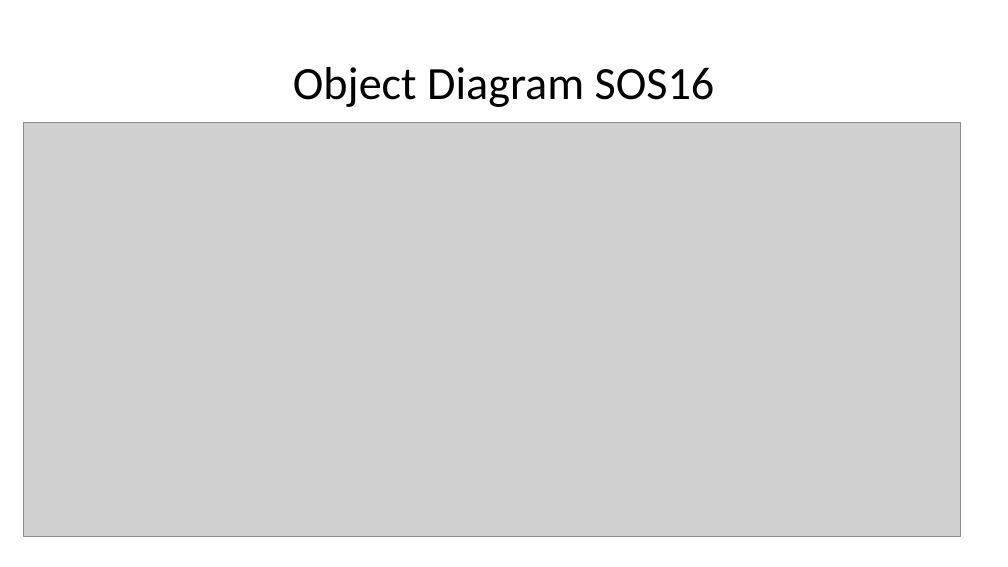
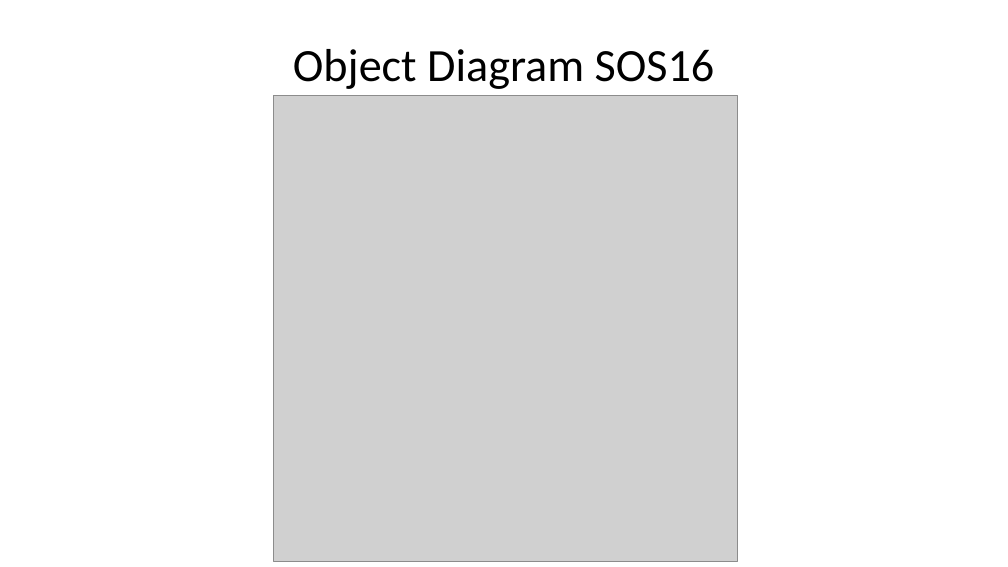
Before and after one commit to arocho032/CEN4010-Team-5, a slide deck: slide 14 of specifications/deliv1/SOS Deliverable 1 Presentation.pptx. Drawn at 1008x567 pixels with LibreOffice and Linux fonts; fonts in the diff are those of the drawing; grey boxes stand for pictures. Boxes give left, top, right and bottom in pixels: in the first picture for what was removed or moved away, otherwise in the second. Text is boxed around its words. In the diff, an @@ line names an element or a change of style, - is before the commit and + after.

```diff
--- a/specifications/deliv1/SOS Deliverable 1 Presentation.pptx
+++ b/specifications/deliv1/SOS Deliverable 1 Presentation.pptx
@@ title "Object Diagram SOS16": place and size @@
-title "Object Diagram SOS16" at (293,67,715,107)
+title "Object Diagram SOS16" at (293,49,715,89)
@@ picture added at (274,95,737,561) @@
@@ picture removed at (24,122,961,537) @@
```
Also in this commit, not shown: 2 other slides changed, 3 slides added, 3 slides removed, 1 other file.
